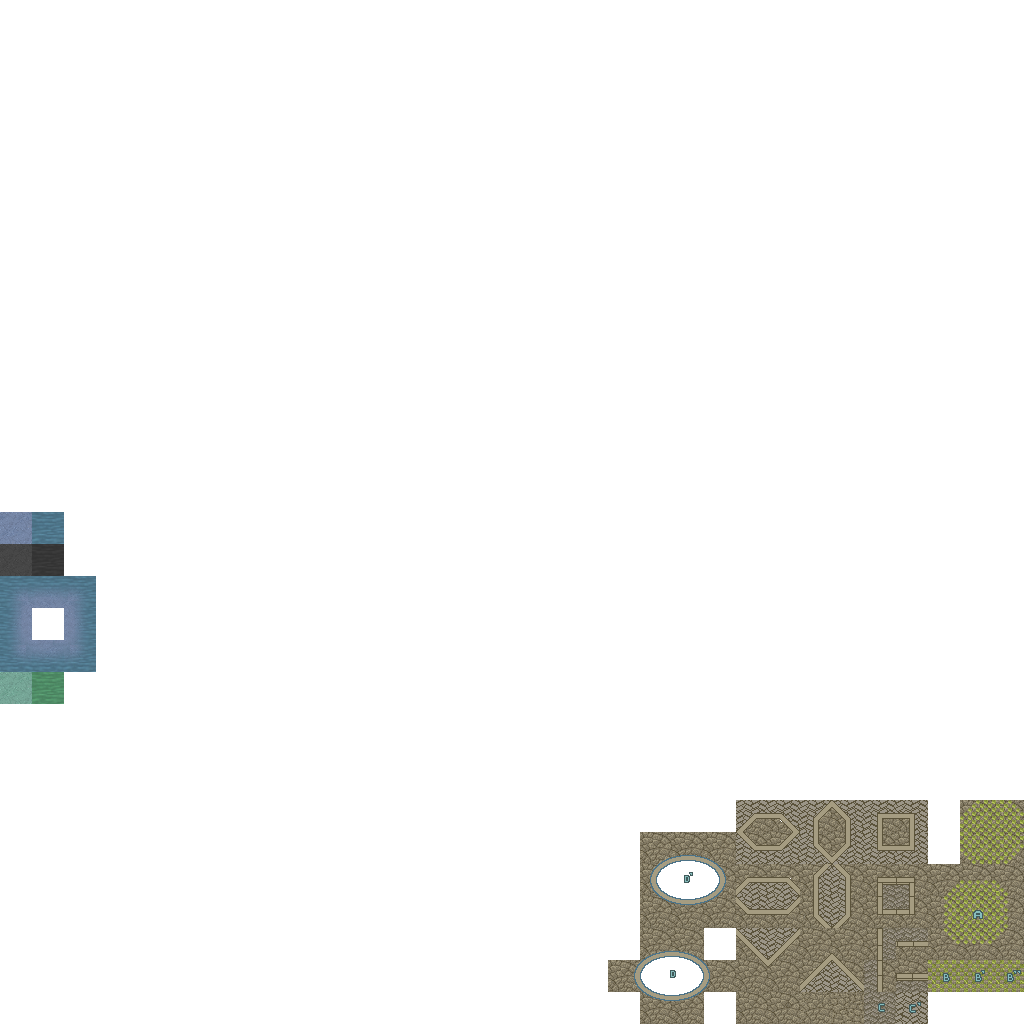
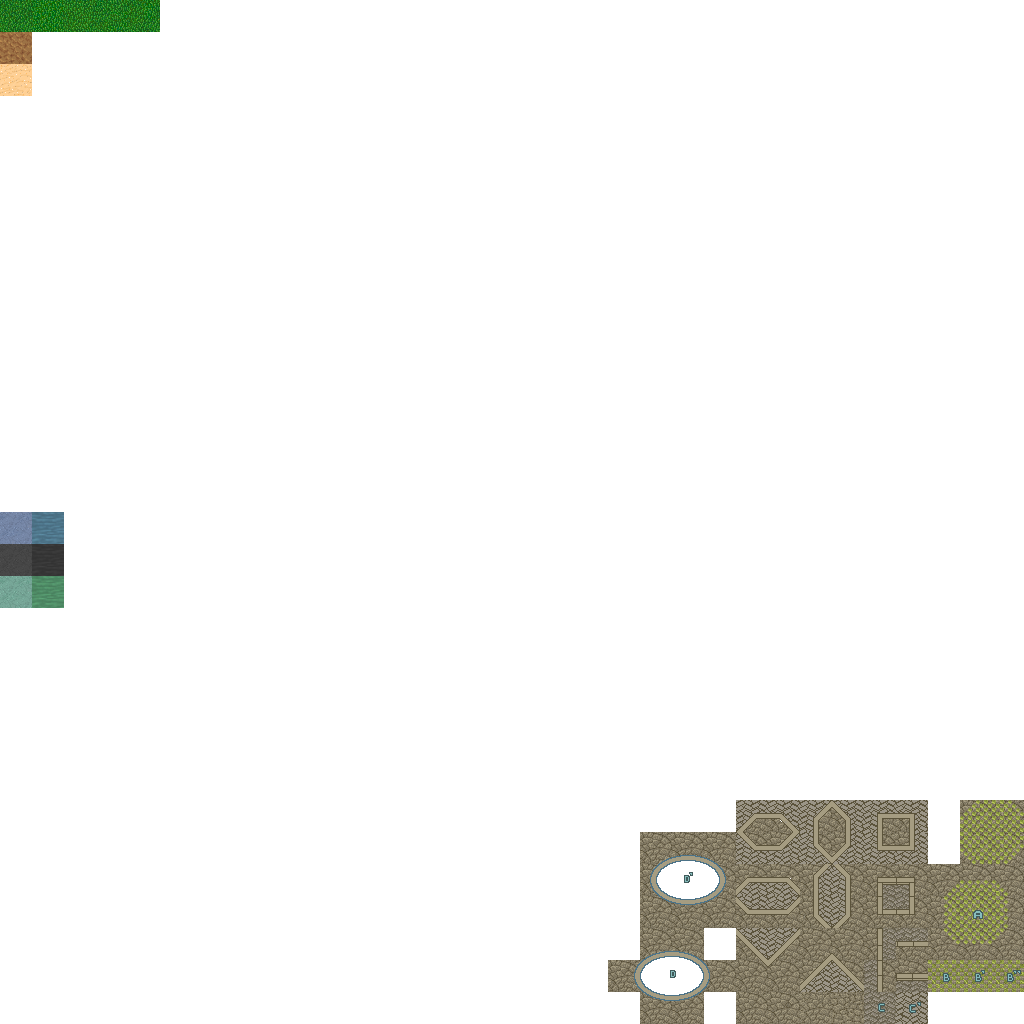
Layer changes from the first 1024 x 1024 image to the second:
painted on "Hintergrund" over [0, 0, 160, 704]
